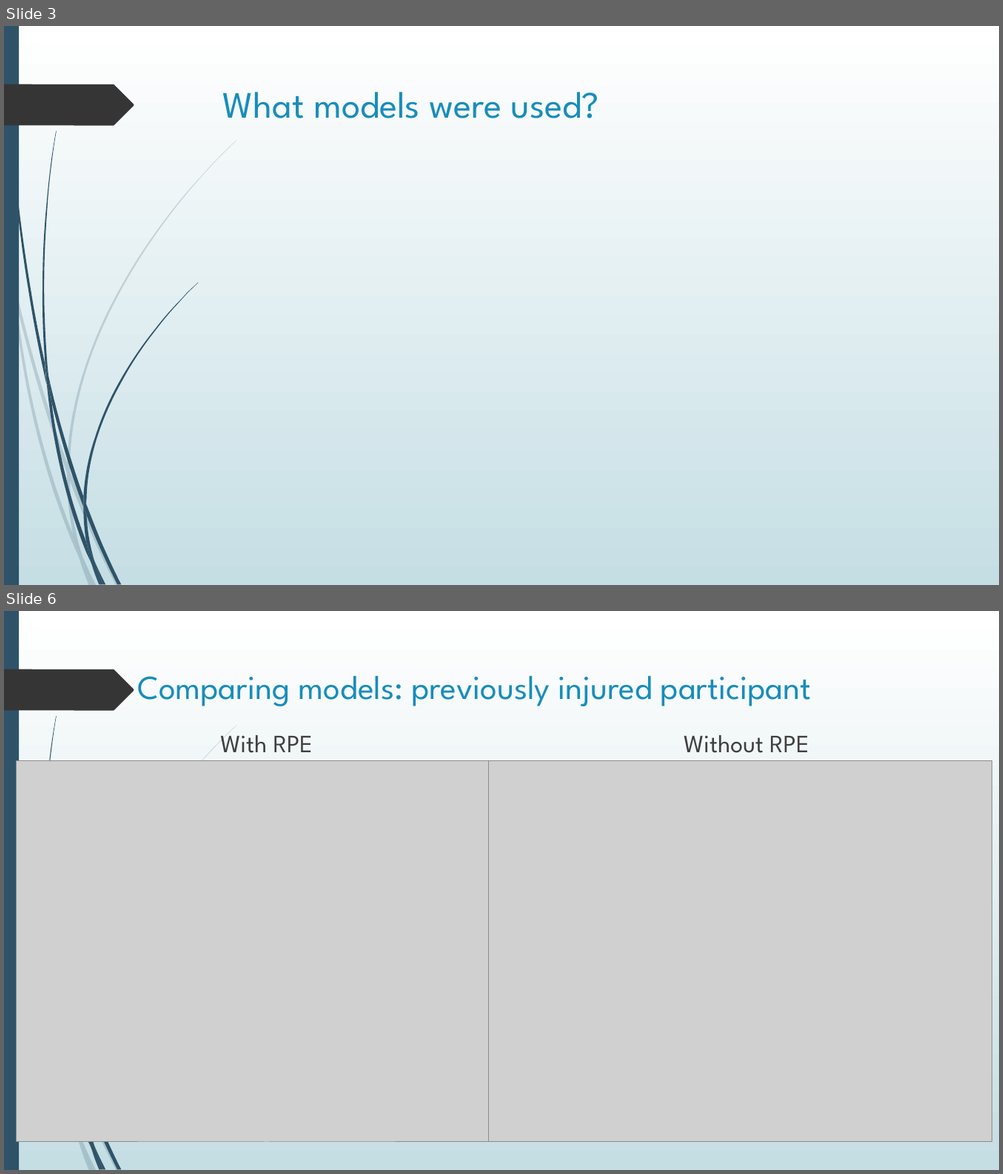
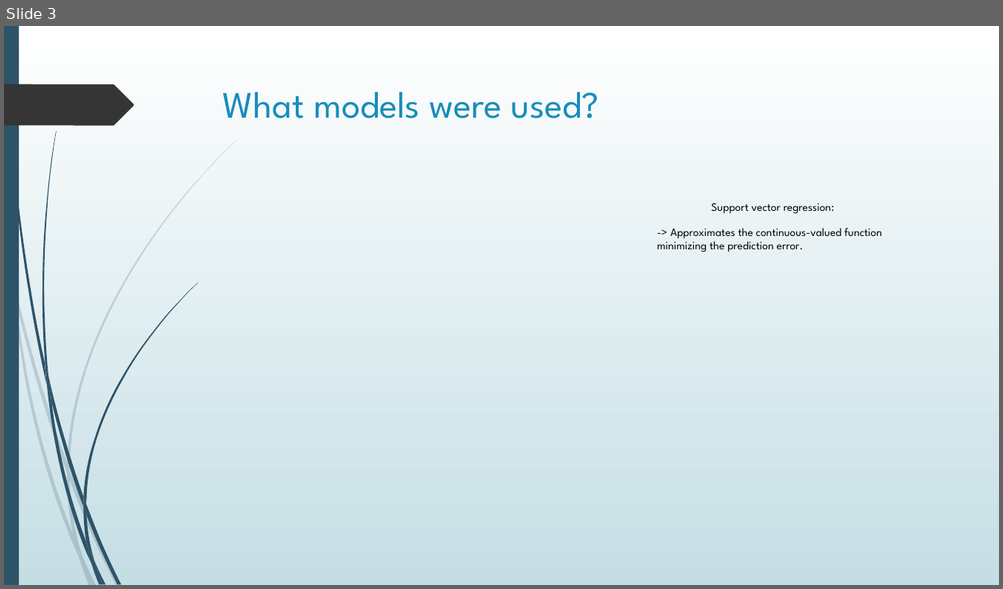
Before and after one commit to MadBerry42/Zwift, a slide deck: Models for handcycle Power output.pptx. Shown one above the other, each under a label of ours: slides 3 and 6 before the commit, slide 3 after it; the slides between them are not shown. The pictures are 1003x1174 and 1003x589 pixels, drawn with LibreOffice and Linux fonts; fonts in the diff are those of the drawing; grey boxes stand for pictures. Boxes give left, top, right and bottom in pixels: in the first picture for what was removed or moved away, otherwise in the second. Text is boxed around its words. In the diff, an @@ line names an element or a change of style, - is before the commit and + after.

```diff
--- a/Models for handcycle Power output.pptx
+++ b/Models for handcycle Power output.pptx
@@ slide 6 removed at <box>4,611,999,1170</box>, background gradient #FFFFFF to #C5DEE5; not listed: 18 template elements that a slide beside it also shows @@
@@ title removed at <box>137,675,811,706</box> @@
-Comparing models: previously injured participant
@@ text removed at <box>220,735,313,753</box> @@
-With RPE
@@ text removed at <box>683,735,808,753</box> @@
-Without RPE
@@ picture removed at <box>16,761,517,1143</box> @@
@@ picture removed at <box>488,761,992,1142</box> @@
@@ slide 3 changed as well @@
@@ text added at <box>711,203,834,214</box>, 11 pt, text #000000 @@
+Support vector regression:
@@ text added at <box>657,228,882,252</box>, 11 pt, text #000000 @@
+-> Approximates the continuous-valued function minimizing the prediction error.
```
Also in this commit, not shown: 12 slides added, 8 other slides removed.
